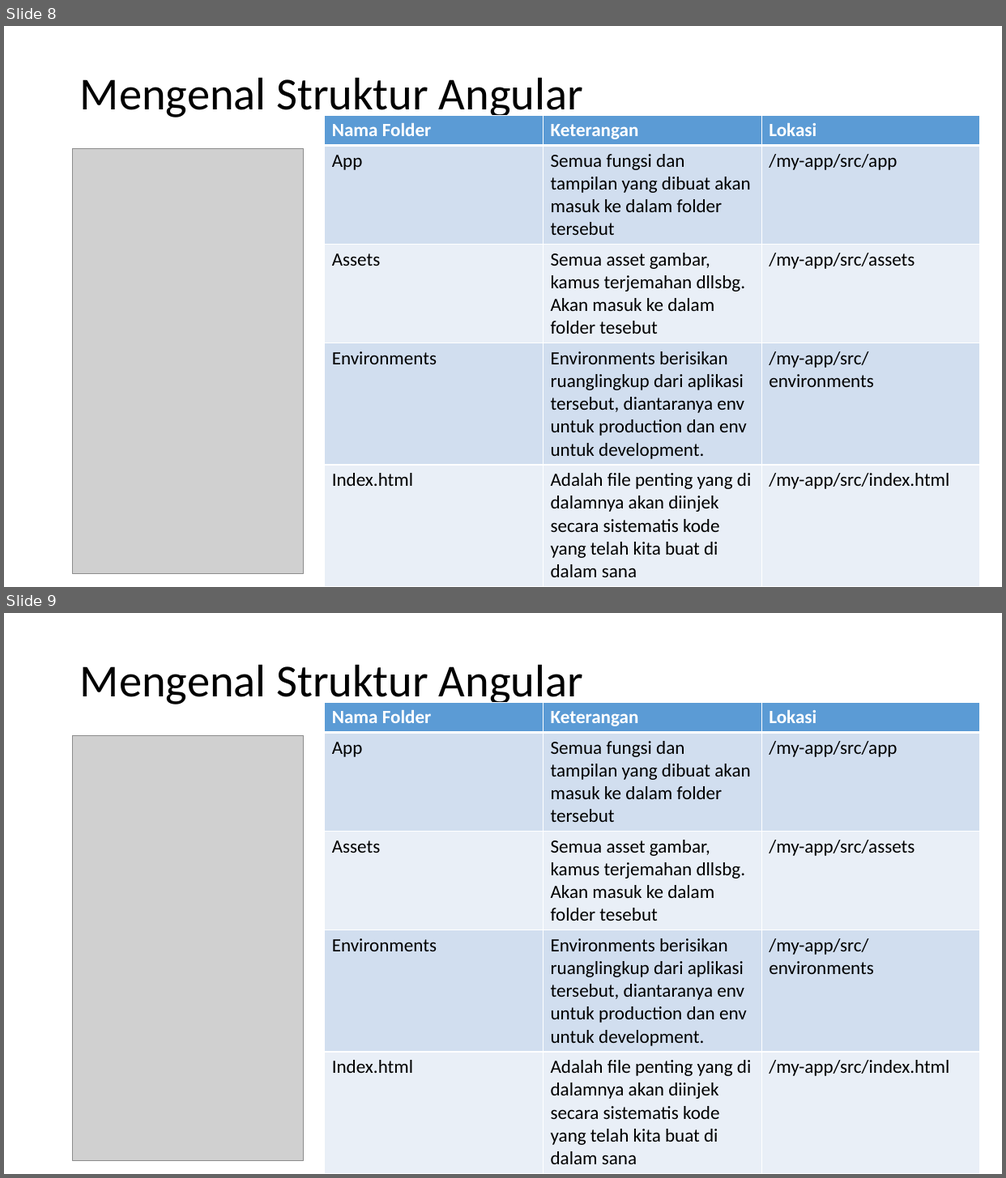
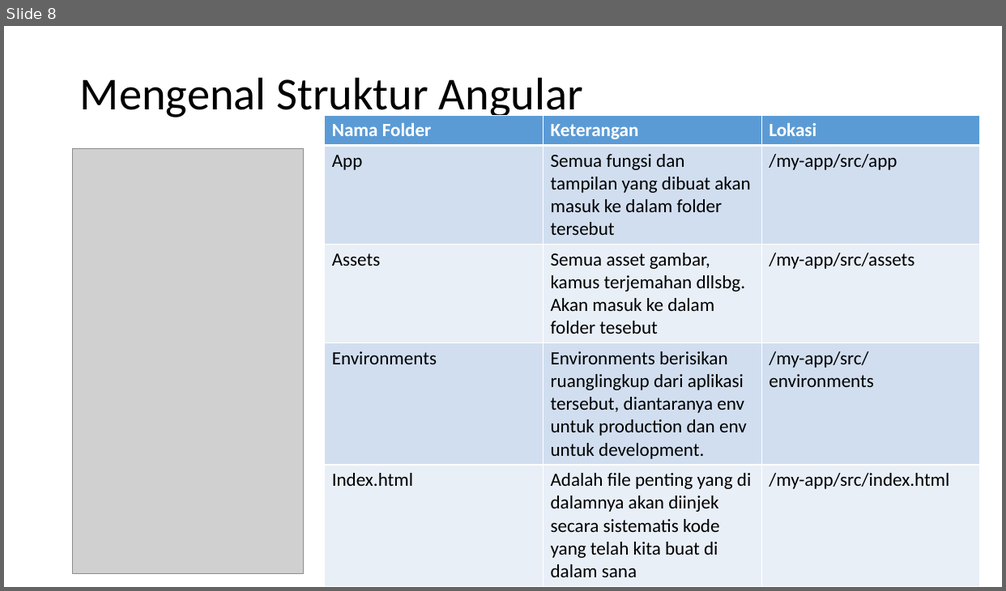
Before and after one commit to alifrazanit/ngodingBareng, a slide deck: Week 6.pptx. Shown one above the other, each under a label of ours: slides 8 and 9 before the commit, slide 8 after it. The pictures are 1006x1178 and 1006x591 pixels, drawn with LibreOffice and Linux fonts; fonts in the diff are those of the drawing; grey boxes stand for pictures. Boxes give left, top, right and bottom in pixels: in the first picture for what was removed or moved away, otherwise in the second. Text is boxed around its words. In the diff, an @@ line names an element or a change of style, - is before the commit and + after.

```diff
--- a/Week 6.pptx
+++ b/Week 6.pptx
@@ slide 9 removed at [4, 613, 1002, 1174], background #FFFFFF @@
@@ title removed at [80, 664, 583, 708] @@
-Mengenal Struktur Angular
@@ table removed at [325, 702, 980, 1168], 5 rows, 3 columns @@
-Nama Folder | Keterangan | Lokasi
-App | Semua fungsi dan tampilan yang dibuat akan masuk ke dalam folder tersebut | /my-app/src/app
-Assets | Semua asset gambar, kamus terjemahan dllsbg. Akan masuk ke dalam folder tesebut | /my-app/src/assets
-Environments | Environments berisikan ruanglingkup dari aplikasi tersebut, diantaranya env untuk production dan env untuk development. | /my-app/src/environments
-Index.html | Adalah file penting yang di dalamnya akan diinjek secara sistematis kode yang telah kita buat di dalam sana | /my-app/src/index.html
@@ picture removed at [73, 736, 304, 1161] @@
```
Also in this commit, not shown: 17 slides added, 9 other files.
